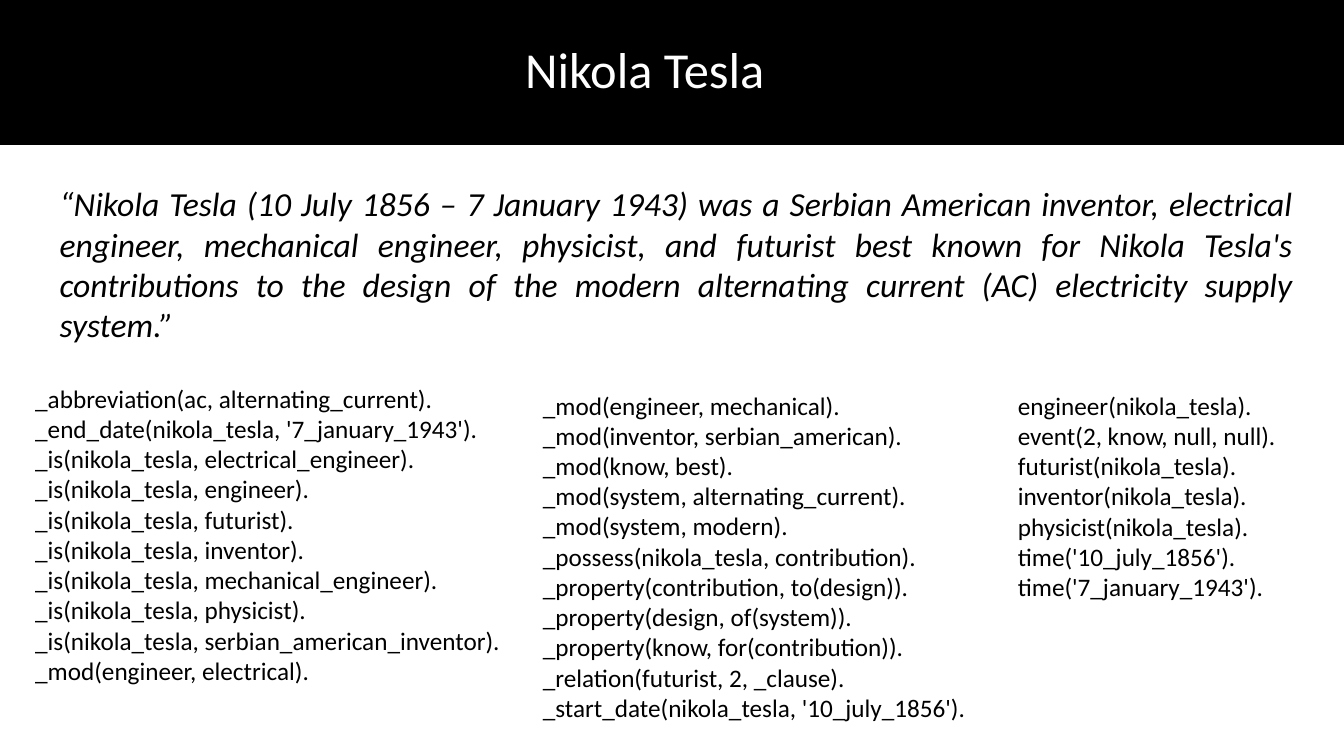
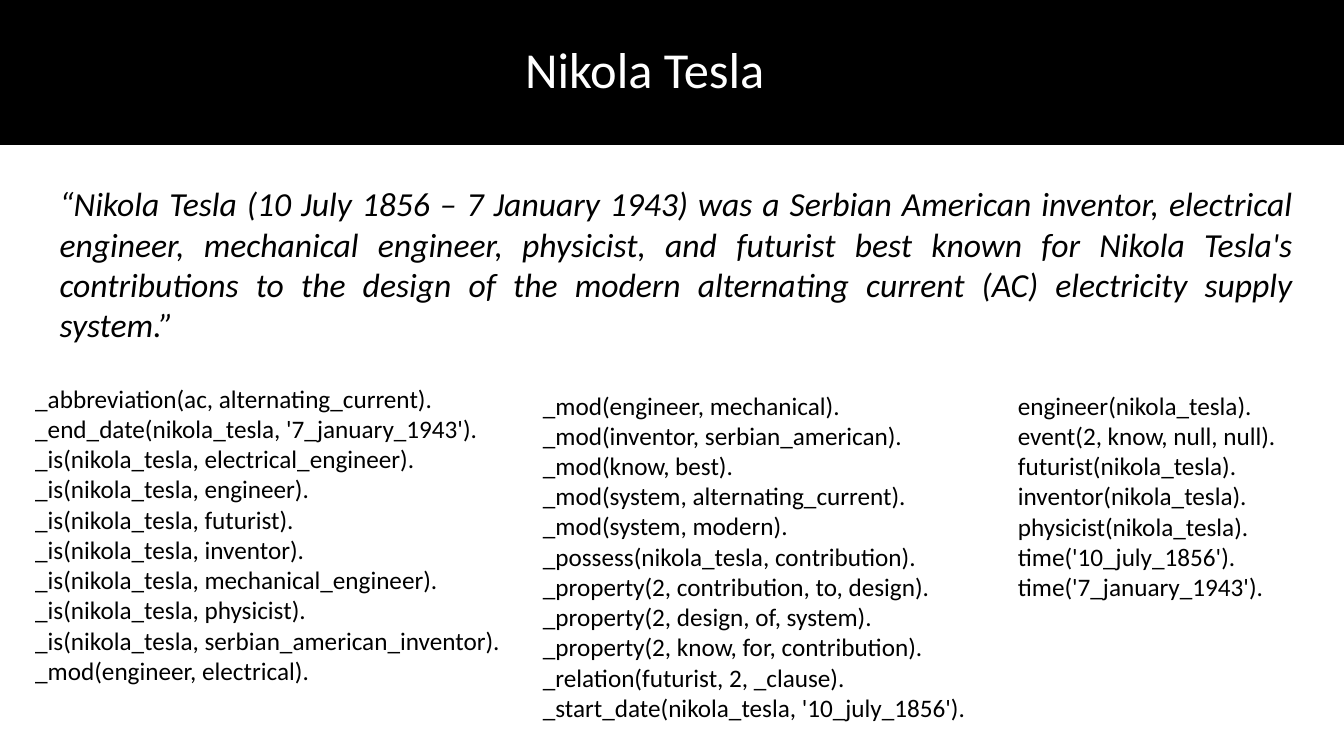
Before and after one commit to DhruvaPendharkar/thesis-project, a slide deck: slide 18 of Notes/ThesisPresentation.pptx. Drawn at 1344x756 pixels with LibreOffice and Linux fonts; fonts in the diff are those of the drawing. Boxes give left, top, right and bottom in pixels: in the first picture for what was removed or moved away, otherwise in the second. Text is boxed around its words. In the diff, an @@ line names an element or a change of style, - is before the commit and + after.

```diff
--- a/Notes/ThesisPresentation.pptx
+++ b/Notes/ThesisPresentation.pptx
@@ text at <box>543,577,929,660</box>: text changed @@
-_property(contribution, to(design)).
-_property(design, of(system)).
-_property(know, for(contribution)).
+_property(2, contribution, to, design).
+_property(2, design, of, system).
+_property(2, know, for, contribution).
```
Also in this commit, not shown: 10 other slides changed, 14 slides added.
